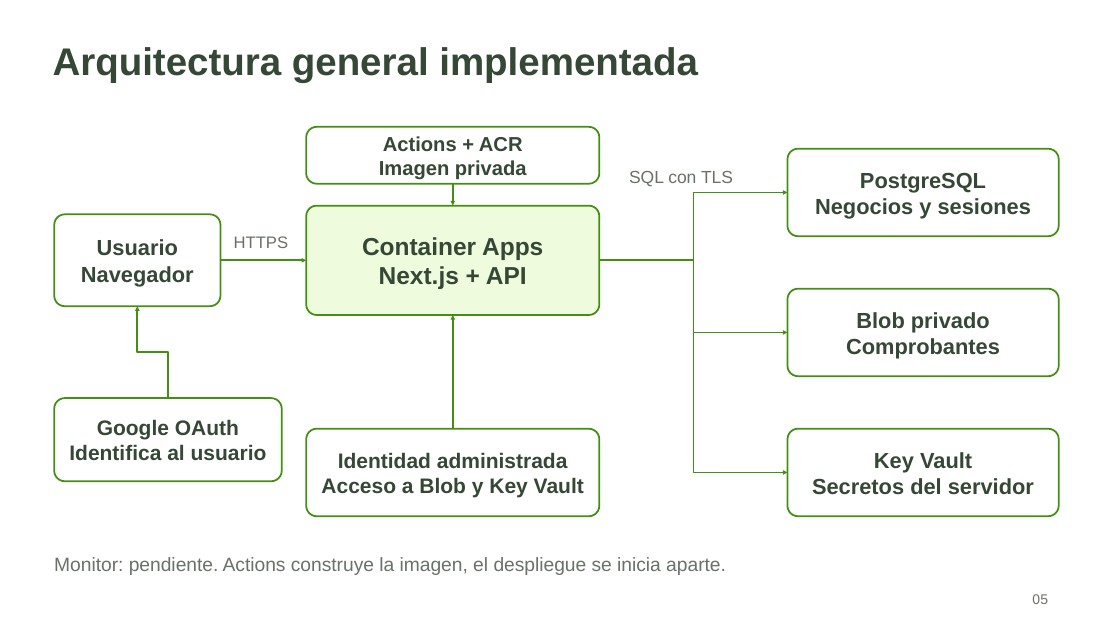
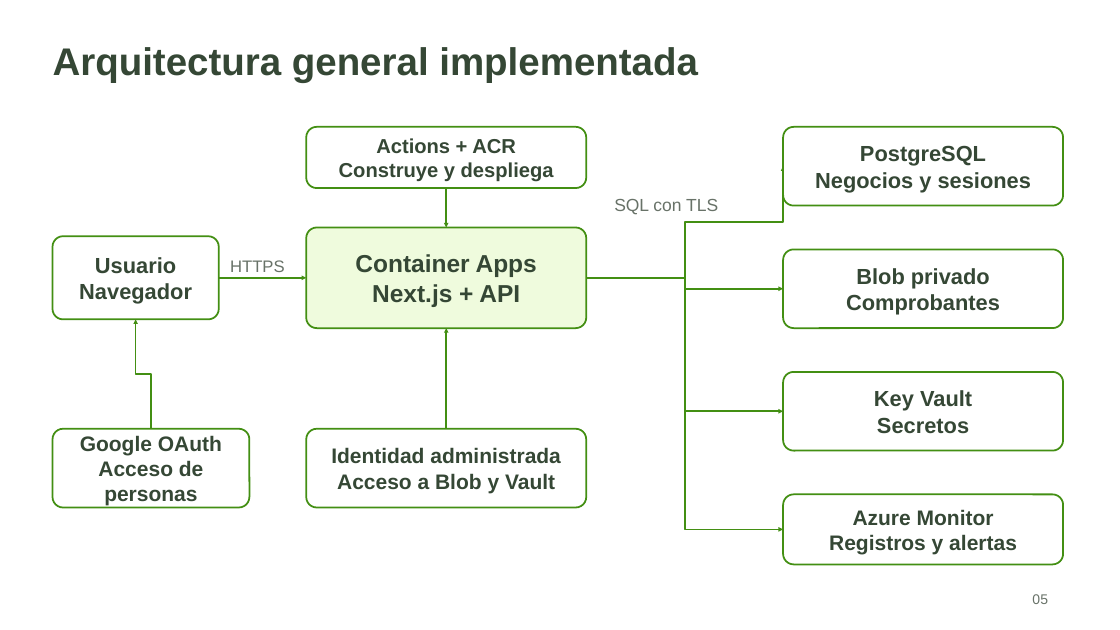
Before and after one commit to lizardoenm12/semilla-cloud, a slide deck: slide 5 of docs/presentaciones/Asistente_Negocios_Arquitectura_y_Defensa.pptx. Drawn at 1120x630 pixels with LibreOffice and Linux fonts; fonts in the diff are those of the drawing. Boxes give left, top, right and bottom in pixels: in the first picture for what was removed or moved away, otherwise in the second. Text is boxed around its words. In the diff, an @@ line names an element or a change of style, - is before the commit and + after.

```diff
--- a/docs/presentaciones/Asistente_Negocios_Arquitectura_y_Defensa.pptx
+++ b/docs/presentaciones/Asistente_Negocios_Arquitectura_y_Defensa.pptx
@@ rounded rectangle "Actions + ACR": place and size @@
-rounded rectangle "Actions + ACR" at (307,127,600,184)
+rounded rectangle "Actions + ACR" at (307,127,586,188)
@@ rounded rectangle "PostgreSQL": place and size @@
-rounded rectangle "PostgreSQL" at (788,149,1060,236)
+rounded rectangle "PostgreSQL" at (783,127,1063,206)
@@ text in rounded rectangle at (339,162,554,182): text changed @@
-Imagen privada
+Construye y despliega
@@ elbow arrow moved from (600, 260) - (788, 192) to (586, 278) - (783, 166) @@
@@ arrow moved from (453, 184) - (453, 206) to (446, 188) - (446, 228) @@
@@ text "SQL con TLS": place and size @@
-text "SQL con TLS" at (629,171,733,187)
+text "SQL con TLS" at (614,199,718,215)
@@ rounded rectangle "Usuario": place and size @@
-rounded rectangle "Usuario" at (55,214,221,306)
+rounded rectangle "Usuario" at (52,236,218,319)
@@ rounded rectangle "Container Apps": place and size @@
-rounded rectangle "Container Apps" at (307,206,600,315)
+rounded rectangle "Container Apps" at (307,228,586,329)
@@ text "HTTPS": place and size @@
-text "HTTPS" at (234,236,289,248)
+text "HTTPS" at (230,260,285,272)
@@ rounded rectangle "Blob privado": place and size @@
-rounded rectangle "Blob privado" at (788,289,1060,376)
+rounded rectangle "Blob privado" at (783,250,1063,329)
@@ arrow moved from (220, 260) - (307, 260) to (218, 278) - (307, 278) @@
@@ elbow arrow moved from (600, 260) - (788, 333) to (586, 278) - (783, 289) @@
@@ elbow arrow moved from (600, 260) - (788, 473) to (586, 278) - (783, 412) @@
@@ elbow arrow added from (586, 278) to (783, 529), #438F13 1.5 pt @@
@@ elbow arrow moved from (168, 398) - (138, 307) to (151, 429) - (135, 319) @@
@@ arrow moved from (453, 429) - (453, 315) to (446, 429) - (446, 329) @@
@@ rounded rectangle "Key Vault": place and size @@
-rounded rectangle "Key Vault" at (788,429,1060,516)
+rounded rectangle "Key Vault" at (783,372,1063,451)
@@ text in rounded rectangle at (877,417,969,434): text changed @@
-Secretos del servidor
+Secretos
@@ proportions changed in 8 elements at (52,236,218,319), (307,228,586,329), (783,127,1063,206), (307,429,586,507), (783,250,1063,329), (783,372,1063,451), (307,127,586,188), (52,429,249,507) @@
@@ rounded rectangle "Google OAuth": place and size @@
-rounded rectangle "Google OAuth" at (55,398,282,481)
+rounded rectangle "Google OAuth" at (52,429,249,507)
@@ rounded rectangle "Identidad administrada": place and size @@
-rounded rectangle "Identidad administrada" at (307,429,600,516)
+rounded rectangle "Identidad administrada" at (307,429,586,507)
@@ text in rounded rectangle at (98,460,203,506): text changed @@
-Identifica al usuario
+Acceso de personas
@@ text in rounded rectangle at (337,473,555,493): text changed @@
-Acceso a Blob y Key Vault
+Acceso a Blob y Vault
@@ rounded rectangle added at (783,495,1063,565), fill #FFFFFF, outline #438F13 1.5 pt, 18 pt, text #354735, bold @@
+Azure Monitor
+Registros y alertas
@@ text removed at (54,557,726,575) @@
-Monitor: pendiente. Actions construye la imagen, el despliegue se inicia aparte.
```
Also in this commit, not shown: 10 other slides changed, 4 slides added, 2 slides removed, 19 other files.
